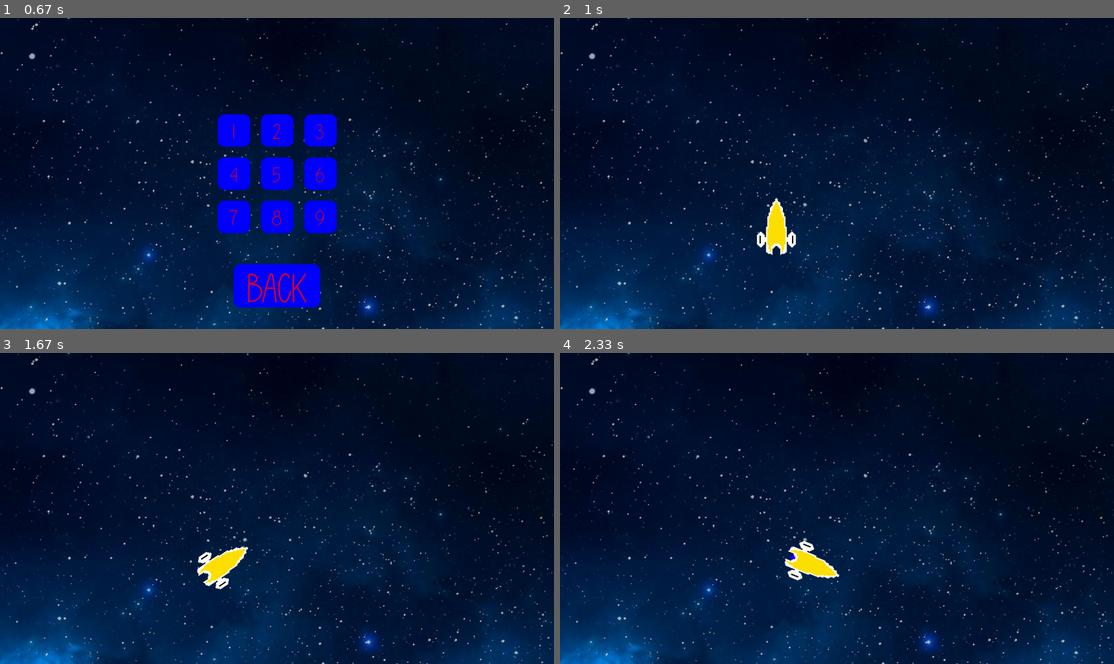
Above: before the commit, frames 1-4 (two rows, left to right).
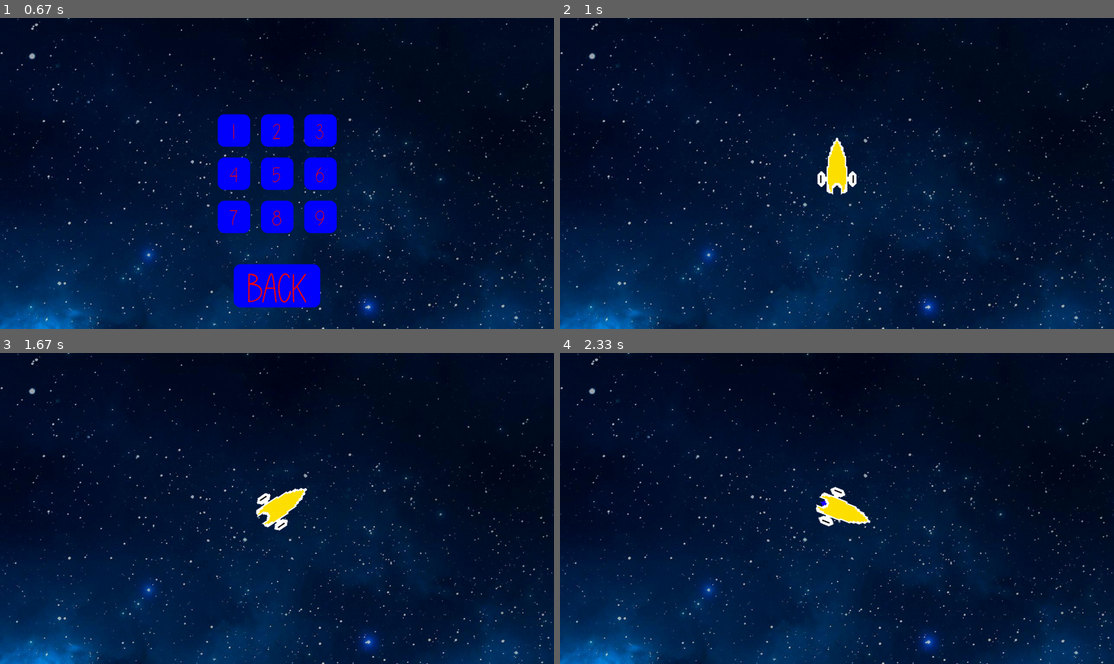
Above: after the commit, the same moments.

Repository: williamjamesj/pygame-project-williamjamesj
Game: pygame game, started from main.py
Same seed, same stepped clock (60 frames per second), same inputs: the game is played once before the commit and once after it.
Inputs (mouse positions are in pixels of both pictures, inside the frame that each line leads up to):
- Up to frame 1 (0.67 s): click (277, 142) at 0.38 s
- Up to frame 2 (1 s): click (792, 129) at 0.72 s
- Up to frame 3 (1.67 s): hold Right 1-1.47 s; move the mouse to (454, 499) at 1.03 s; hold Up from 1.5 s (still down)
- Up to frame 4 (2.33 s): release Up at 1.8 s; hold Right 1.83-2.3 s

Frame 1 is identical in both runs. In frame 2, 1.3% of the frame differs, in the area x 35-54%, y 38-77%; in frame 3, 1.3%; in frame 4, 1.4%, in the area x 40-57%, y 42-74%.

Commit message:
player doesn't move, the platforms do instead

Diff:
--- a/gameplay.py
+++ b/gameplay.py
@@ -1,20 +1,23 @@
 import pygame
 from pygame.locals import *
-import buttons
 import globalvariables as globals
 from spaceship import Spaceship
 import math
+from obstacle import Barrier
 def playGame(level):
     globals.allobjects = pygame.sprite.Group()
+    globals.allnonplayers = pygame.sprite.Group()
     globals.gamestage = "game"
     globals.level = level
-    globals.screen.blit(globals.backgroundpicture, (0,0))
     globals.playerspaceship = Spaceship([500,500],"yellowspaceship",10,0.1,0,2)
     globals.allobjects.add(globals.playerspaceship)
+    globals.screen.blit(globals.backgroundpicture, (0,0))
+    globals.allnonplayers.add(Barrier(100,100,1000,100))
     return
 def updatePlayer(keys):
     globals.screen.blit(globals.backgroundpicture, (0,0))
     globals.playerspaceship.update(keys[pygame.K_UP]==1,keys[pygame.K_DOWN]==1,keys[pygame.K_LEFT]==1,keys[pygame.K_RIGHT]==1)
+    globals.allnonplayers.update()
     if globals.debug:
         font = pygame.font.Font('Nougat.ttf', 50)
         textobject = font.render(f"Speed: {str(math.ceil(globals.playerspaceship.speed))}", True, (255,0,0))
--- a/globalvariables.py
+++ b/globalvariables.py
@@ -9,4 +9,5 @@
 levelobstacles = None
 playerspaceship = None
 allobjects = None
-debug = False # Gives features like fps counter, TEMPORARY
+debug = False # Gives features like fps counter,
+allnonplayers = False
--- a/main.py
+++ b/main.py
@@ -31,6 +31,7 @@
     if globals.gamestage == "game": # Loops while the player is playing the game, at the top of the elif list because it is the most performance hungry.
         updatePlayer(pygame.key.get_pressed())
         globals.allobjects.draw(globals.screen)
+        globals.allnonplayers.draw(globals.screen)
     elif globals.gamestage =="menu" and not menurendered: # Loops while the player is in menu.
         displayMenu()
         menurendered = True # Means that the menu will only be drawn once so that the performance isn't being impeded by redrawing the background.
--- /dev/null
+++ b/obstacle.py
@@ -0,0 +1,21 @@
+import pygame
+from pygame.locals import *
+import buttons
+import globalvariables as globals
+class Barrier(pygame.sprite.Sprite):
+    def __init__(self,x,y,width,height):
+        super().__init__()
+        self.x = x; self.y = y
+        self.colour = (255,255,255)
+        self.width = width
+        self.height = height
+        self.image = pygame.Surface((self.width,self.height))
+        self.image.fill(self.colour)
+        self.rect = self.image.get_rect()
+        self.rect.x = x; self.rect.y = y
+    def update(self):
+        self.rect.x = self.x-globals.playerspaceship.percievedx
+        self.rect.y = self.y-globals.playerspaceship.percievedy # The platform moves, the player stays stationary.
+    def draw(self):
+        globals.screen.blit(self.image,(self.rect.x,self.rect.y))
+        return
--- a/spaceship.py
+++ b/spaceship.py
@@ -2,24 +2,31 @@
 from pygame.locals import *
 import globalvariables as globals
 import math
+import os
 def findxy(direction):
         x = math.sin(math.radians(direction)) # Trigonometry.
         y = math.cos(math.radians(direction)) # I'm not even going to pretend I thought of this by myself: https://stackoverflow.com/questions/5346874/pygame-making-a-sprite-move-in-the-direction-it-is-facing.
         return [x,y]
+def findImages(directory):
+    fileslist = []
+    for i in os.listdir(directory):
+        fileslist.append(pygame.image.load(os.path.join(directory,i)).convert_alpha())
+    print(fileslist)
+    return fileslist
 class Spaceship(pygame.sprite.Sprite):
     def __init__(self,coords,appearance,maxspeed, acceleration, direction, turnspeed):
         super().__init__() # Very important
         self.appearance = appearance
-        self.originalimage = pygame.image.load(f"resources/spaceships/{str(appearance)}/00.png")
+        self.imagelist = findImages(f"resources/spaceships/{str(appearance)}/")
         self.maxspeed = maxspeed
         self.acceleration = acceleration
         self.direction = direction
         self.turnspeed = turnspeed
         self.speed = 0
-        self.image = pygame.transform.rotate(self.originalimage,direction)
+        self.image = pygame.transform.rotate(self.imagelist[0],direction)
         self.rect = self.image.get_rect(center=coords)
-        self.x = coords[0]
-        self.y = coords[1]
+        self.percievedx = coords[0]
+        self.percievedy = coords[1]
         return
     def update(self,doThrust,doSlow,left,right):
         if doThrust:
@@ -36,18 +43,16 @@
             self.speed = self.maxspeed*-1
         # Finds which stage of the Animation the ship should show
         if math.floor(self.speed*-1) <= 0:
-            number = "00"
-        elif math.floor(self.speed*-1)<=9:
-            number = f"0{math.floor(self.speed*-1)}"
+            number = 0
         else:
-            number = f"{math.floor(self.speed*-1)}"
-        self.originalimage = pygame.image.load(f"resources/spaceships/{str(self.appearance)}/{number}.png")
+            number = math.floor(self.speed*-1)
+        self.image = self.imagelist[number]
 
         xy = findxy(self.direction)
-        self.x += xy[0]*self.speed
-        self.y += xy[1]*self.speed
-        self.image = pygame.transform.rotate(self.originalimage,self.direction)
-        self.rect = self.image.get_rect(center=(math.floor(self.x),math.floor(self.y)))
+        self.percievedx += xy[0]*self.speed
+        self.percievedy += xy[1]*self.speed
+        self.image = pygame.transform.rotate(self.image,self.direction)
+        self.rect = self.image.get_rect(center=(globals.dimensions[0]/2,globals.dimensions[1]/2))
         return
     def draw(self):
         globals.screen.blit(self.image,(self.rect.x,self.rect.y))
